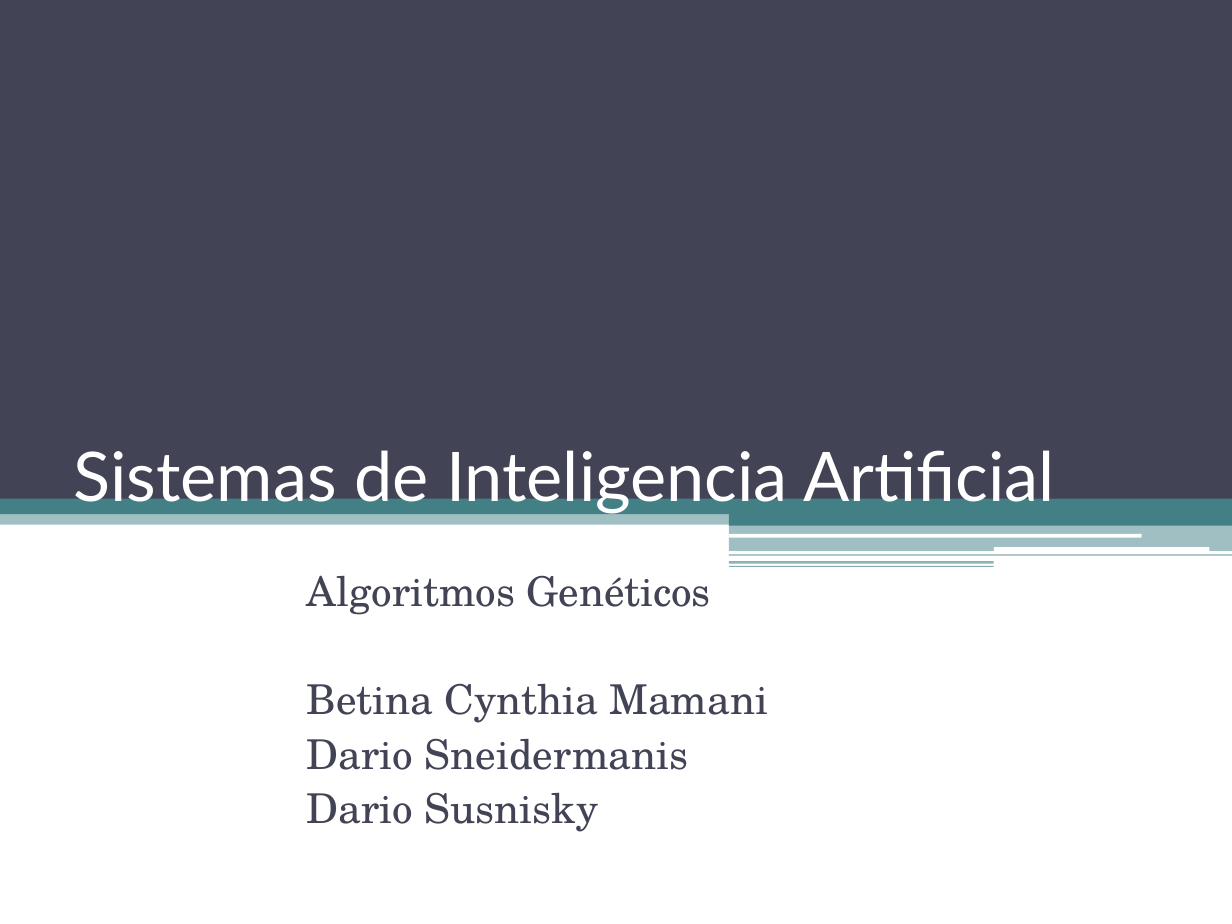
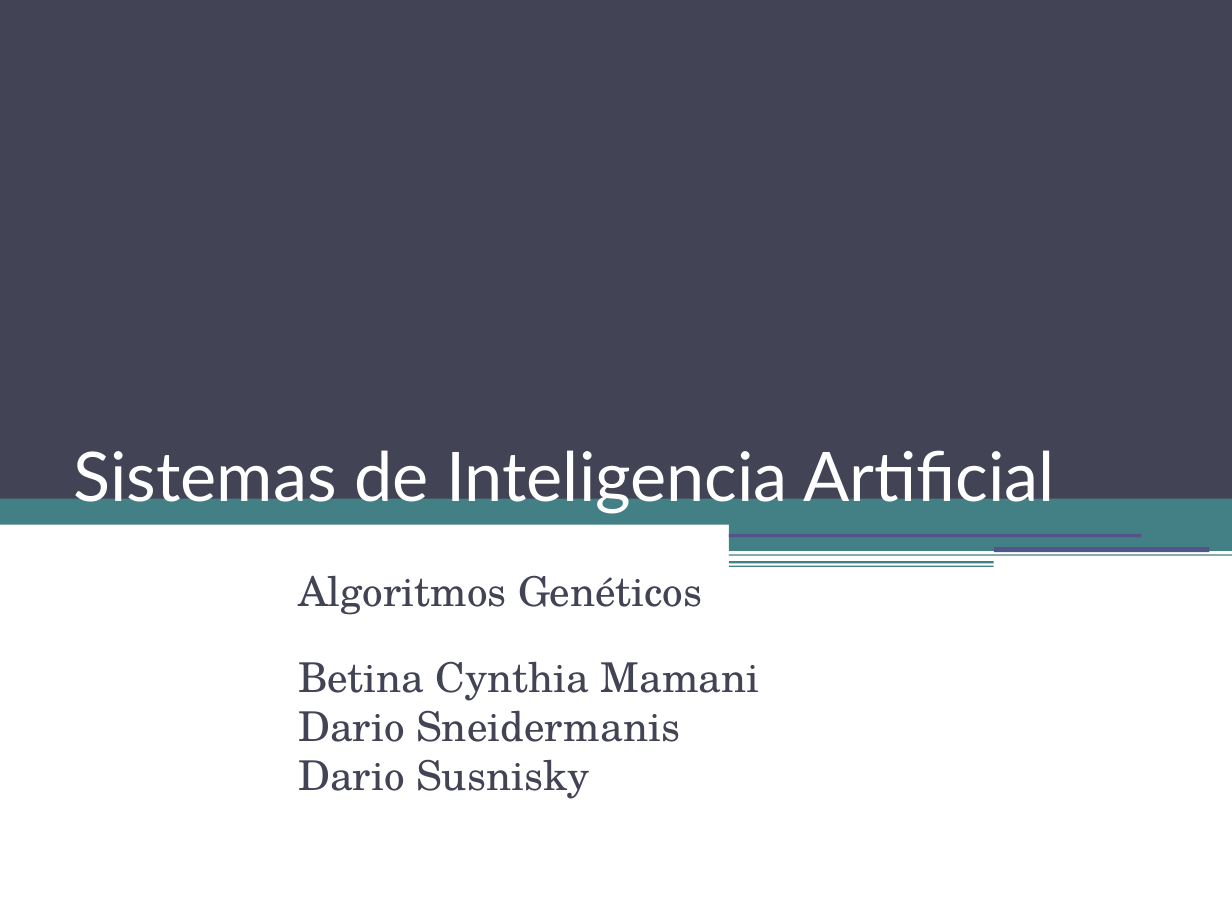
Before and after one commit to dariosus/ITBA_SIA_13_GeneticAlgorithms, a slide deck: slide 1 of presentation/Sistemas de Inteligencia Artificial.pptx. Drawn at 1232x924 pixels with LibreOffice and Linux fonts; fonts in the diff are those of the drawing. Boxes give left, top, right and bottom in pixels: in the first picture for what was removed or moved away, otherwise in the second. Text is boxed around its words. In the diff, an @@ line names an element or a change of style, - is before the commit and + after.

```diff
--- a/presentation/Sistemas de Inteligencia Artificial.pptx
+++ b/presentation/Sistemas de Inteligencia Artificial.pptx
@@ rectangle at <box>0,492,1232,525</box>: fill #438086 at 50% opacity to #438086 @@
@@ rectangle at <box>864,490,1232,524</box>: mirrored @@
@@ rectangle at <box>729,514,1232,526</box>: mirrored @@
@@ rectangle at <box>729,525,1232,551</box>: fill #438086 at 50% opacity to #438086; mirrored @@
@@ rounded rectangle removed at <box>729,533,1142,537</box> @@
@@ rectangle added at <box>729,533,1142,537</box>, fill #53548A @@
@@ text "Algoritmos Genéticos" at <box>298,575,760,799</box>: indent changed; less space between paragraphs @@
@@ rectangle at <box>729,554,1232,556</box>: fill #438086 at 65% opacity to #438086; mirrored @@
@@ rectangle at <box>729,565,994,567</box>: fill #438086 at 65% opacity to #438086; mirrored @@
@@ rectangle at <box>729,561,994,563</box>: fill #438086 at 60% opacity to #438086; mirrored @@
@@ rounded rectangle removed at <box>994,547,1210,552</box> @@
@@ rectangle added at <box>994,547,1210,552</box>, fill #53548A @@
```
Also in this commit, not shown: 15 other slides changed, 1 other file.
